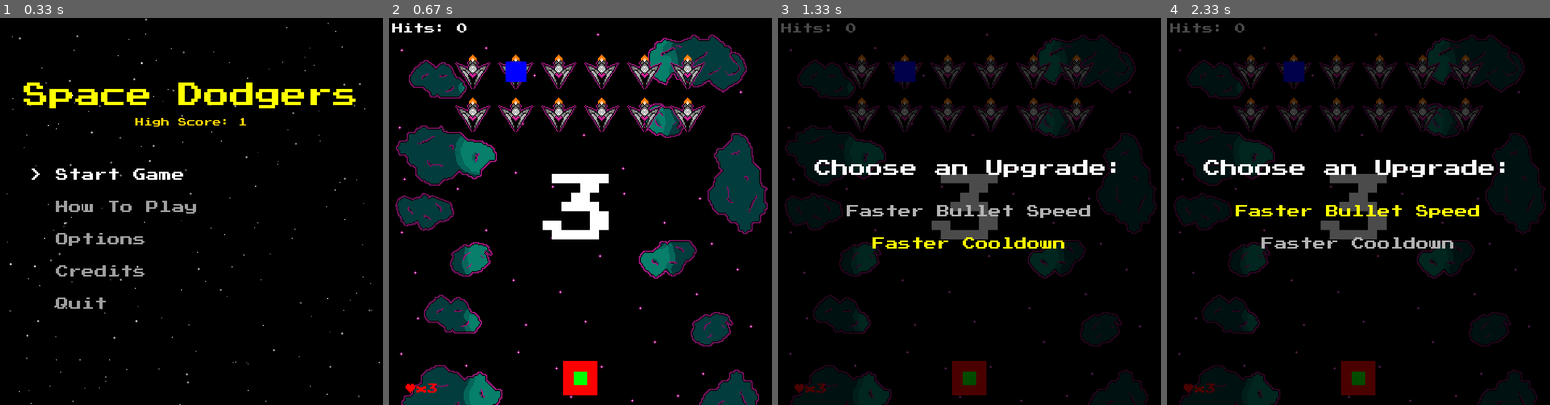
Above: before the commit, frames 1-4 (left to right).
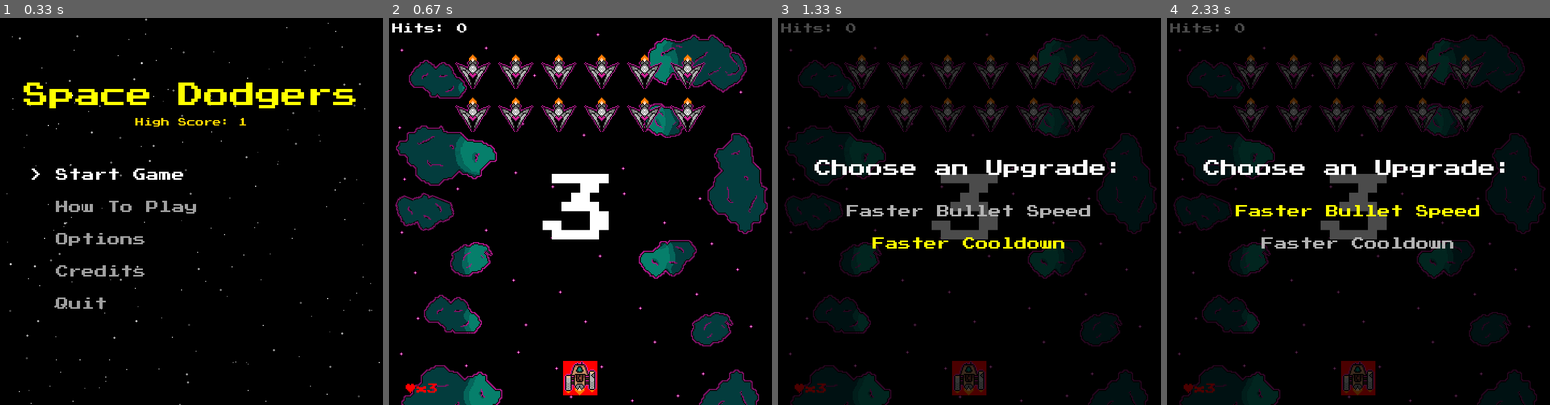
Above: after the commit, the same moments.

Repository: software-engineering-game/pygame-game
Game: pygame game, started from main.py
Two runs of this game, one before a commit and one after it. Both use one fixed random seed, a clock stepped at 60 frames per second and the inputs below.
Inputs:
- Up to frame 1 (0.33 s): no input
- Up to frame 2 (0.67 s): tap Enter at 0.33 s
- Up to frame 3 (1.33 s): tap T at 0.67 s; hold Up from 1 s (still down)
- Up to frame 4 (2.33 s): release Up at 1.47 s; hold Down 1.5-1.8 s; hold Up 1.83-2.2 s; hold Down from 2.23 s (still down)

Frame 1 is identical in both runs. In frame 2, 0.8% of the frame differs, in the area x 30-55%, y 11-98%; in frame 3, 0.8%; in frame 4, 0.8%.

Commit message:
Hitbox collision finished

Diff:
--- a/states/game_state.py
+++ b/states/game_state.py
@@ -122,7 +122,8 @@
                 app.change_state(DeathState("You Died", self.enemy_hit_count))
                 return
 
-            #placeholder, self.player.check_collisions(self.bullet_hitboxes)
+            bullet_index = self.player.check_collisions(self.bullet_hitboxes)
+            self.enemy_bullets.sprites()[bullet_index].kill()
 
             self.lives -= 1
             self.player.rect.center = self.player_start_pos
@@ -149,7 +150,7 @@
         self.ally_bullets.update()
         self.enemy_bullets.update()
 
-        # see if bullet hit an enemy
+        # Checks if ally_bullet hit an enemy_ship
         collisions = pygame.sprite.groupcollide(
             self.ally_bullets,
             self.enemy_ships,
@@ -166,6 +167,11 @@
     def draw(self, app, screen):
         screen.fill(self.bg_color)
         screen.blit(self.bg_image, (0, 0))
+
+        # delete after testing
+        pygame.draw.rect(screen, (255,0,0), self.player.rect)
+        pygame.draw.rect(screen, (0,255,0), self.player.hitbox)
+
         self.ally_ships.draw(screen)
         self.enemy_ships.draw(screen)
         self.ally_bullets.draw(screen)
@@ -185,14 +191,6 @@
 
             rect = text.get_rect(center=(app.width // 2, app.height // 2))
             screen.blit(text, rect)
-
-
-        # delete after testing
-        pygame.draw.rect(screen, (255,0,0), self.player.rect)
-        pygame.draw.rect(screen, (0,255,0), self.player.hitbox)
-        pygame.draw.rect(screen, (0,0,255), self.enemy_hitboxes[1])
-        if len(self.bullet_hitboxes) > 0:
-            pygame.draw.rect(screen, (0,0,255), self.bullet_hitboxes[0])
 
         # Draw hit counter
         font = pygame.font.Font(font_file, 20)
